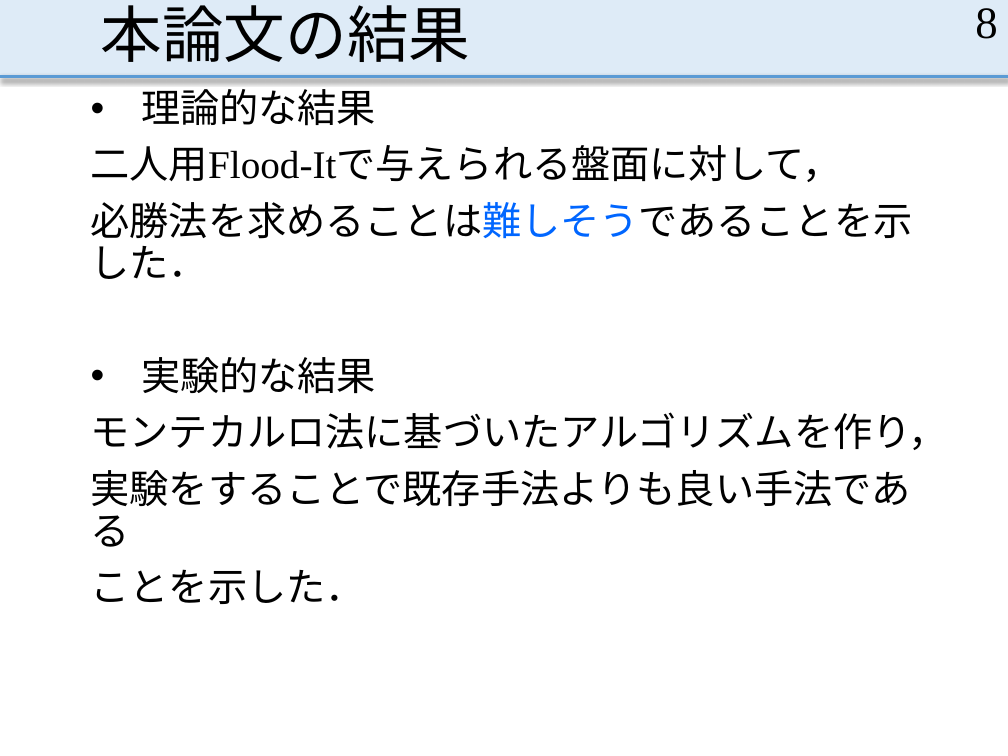
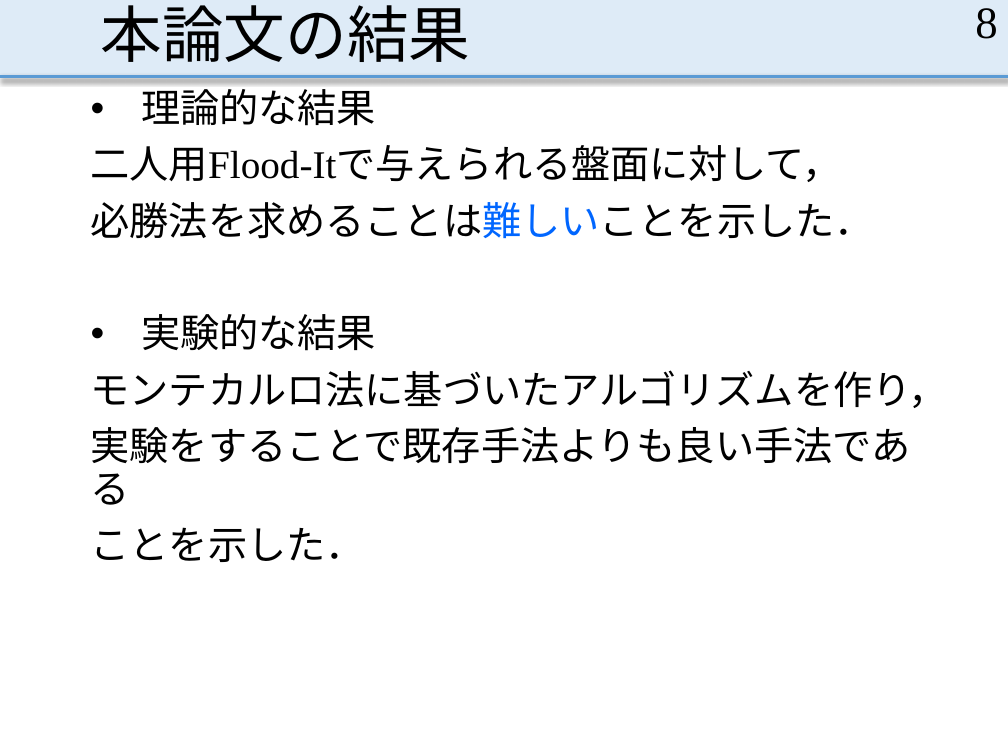
Before and after one commit to MasayaOda/SR, a slide deck: slide 8 of 小田卒論発表 - コピー.pptx. Drawn at 1008x756 pixels with LibreOffice and Linux fonts; fonts in the diff are those of the drawing. Boxes give left, top, right and bottom in pixels: in the first picture for what was removed or moved away, otherwise in the second. Text is boxed around its words. In the diff, an @@ line names an element or a change of style, - is before the commit and + after.

```diff
--- a/小田卒論発表 - コピー.pptx
+++ b/小田卒論発表 - コピー.pptx
@@ text at (x1=91, y1=202, x2=874, y2=239): text changed @@
-必勝法を求めることは難しそうであることを示した．
+必勝法を求めることは難しいことを示した．
```
Also in this commit, not shown: 18 other slides changed.
